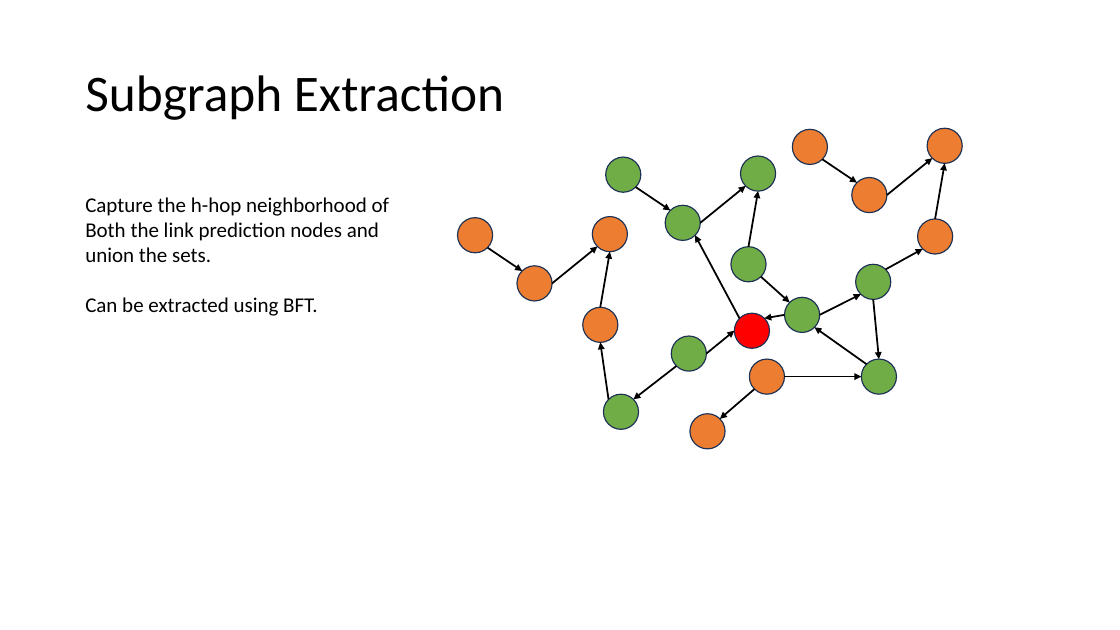
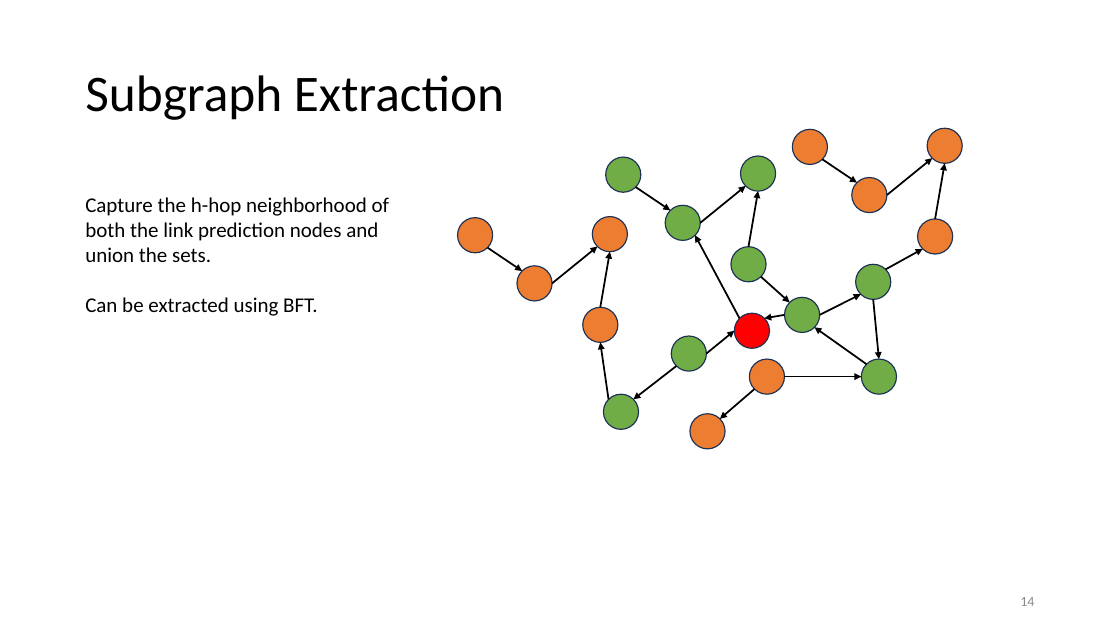
Before and after one commit to tongshu83/tongshu83.github.io, a slide deck: slide 14 of html/seminar/DhroovPandey_NeurIPS18_SEAL_slides.pptx (slide 12 before the commit). Drawn at 1120x630 pixels with LibreOffice and Linux fonts; fonts in the diff are those of the drawing. Boxes give left, top, right and bottom in pixels: in the first picture for what was removed or moved away, otherwise in the second. Text is boxed around its words. In the diff, an @@ line names an element or a change of style, - is before the commit and + after.

```diff
--- a/html/seminar/DhroovPandey_NeurIPS18_SEAL_slides.pptx
+++ b/html/seminar/DhroovPandey_NeurIPS18_SEAL_slides.pptx
@@ text at box(85, 222, 378, 262): text changed @@
-Both the link prediction nodes and union the sets.
+both the link prediction nodes and union the sets.
@@ page number added at box(1020, 597, 1034, 606), 12 pt, text #8C8C8C @@
+14
```
Also in this commit, not shown: 14 other slides changed, 3 slides added, 19 other files.
